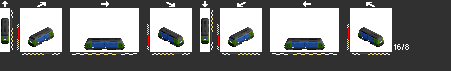
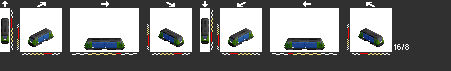
Layer changes from the first 451px x 71px image to the second:
painted on "Layer 0" over [41, 27, 371, 41]
